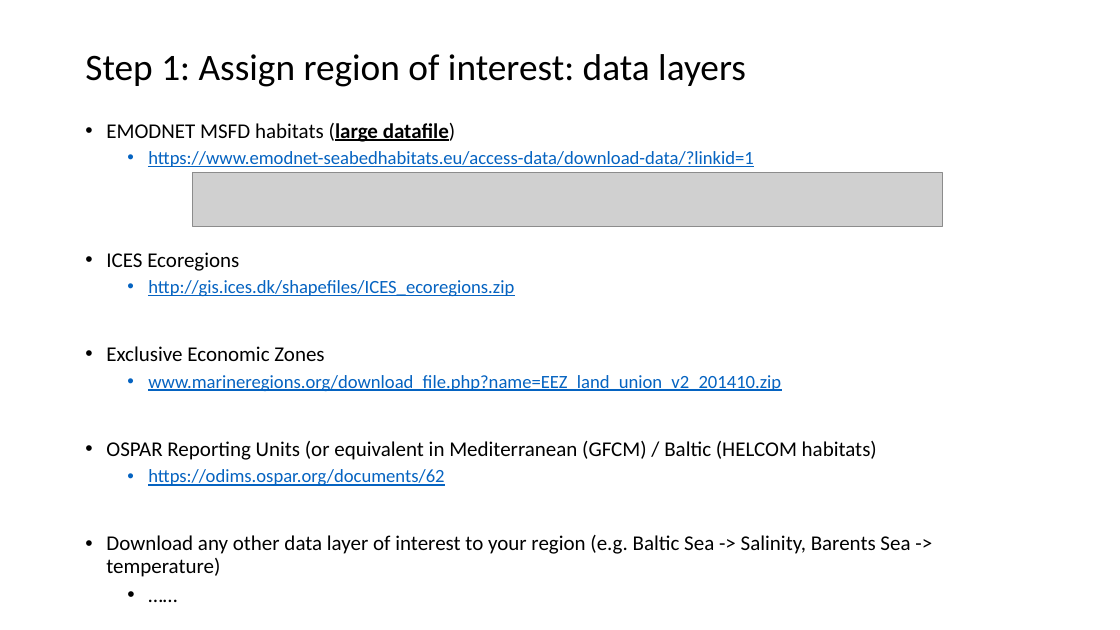
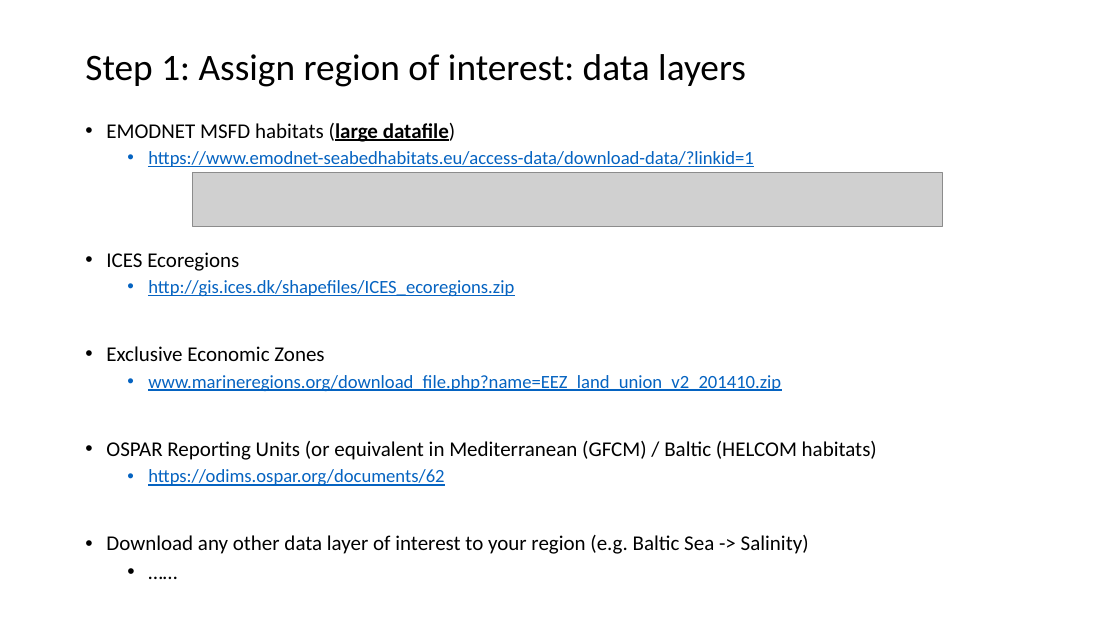
Before and after one commit to ices-eg/FBIT, a slide deck: slide 4 of TAF - ICES tutorial/Introduction to scripts and tutorial on running FBIT.pptx. Drawn at 1120x630 pixels with LibreOffice and Linux fonts; fonts in the diff are those of the drawing; grey boxes stand for pictures. Boxes give left, top, right and bottom in pixels: in the first picture for what was removed or moved away, otherwise in the second. Text is boxed around its words. In the diff, an @@ line names an element or a change of style, - is before the commit and + after.

Commit message:
update

```diff
--- a/TAF - ICES tutorial/Introduction to scripts and tutorial on running FBIT.pptx
+++ b/TAF - ICES tutorial/Introduction to scripts and tutorial on running FBIT.pptx
@@ text at <box>106,535,809,554</box>: text changed @@
-• Download any other data layer of interest to your region (e.g. Baltic Sea -> Salinity, Barents Sea -> temperature)
+• Download any other data layer of interest to your region (e.g. Baltic Sea -> Salinity)
```
Also in this commit, not shown: 3 other slides changed, 2 slides added, 1 slide removed.
